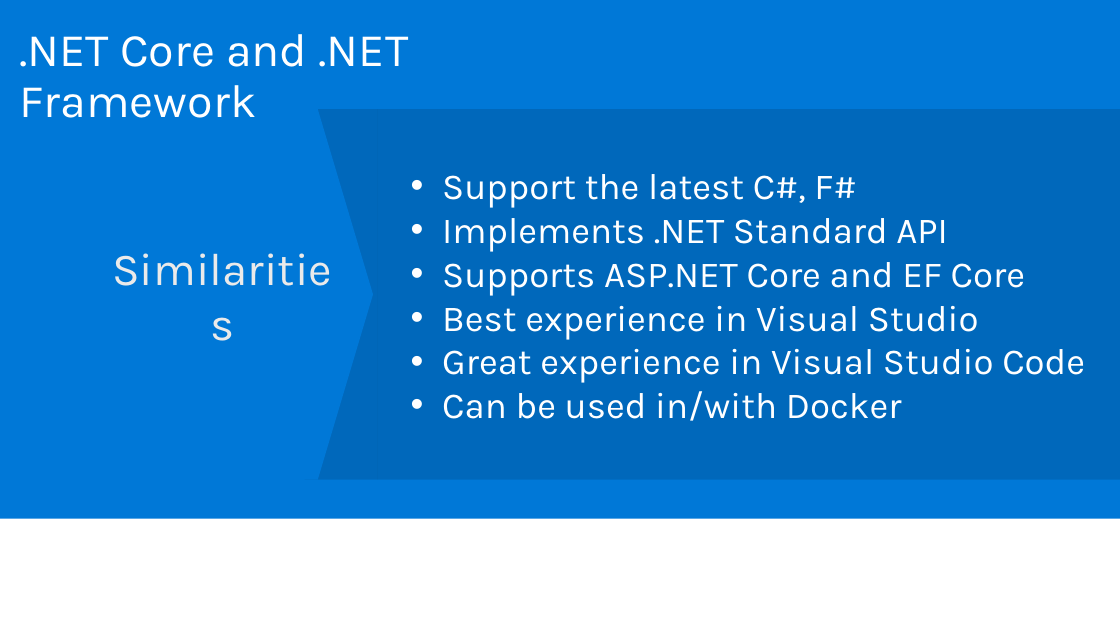
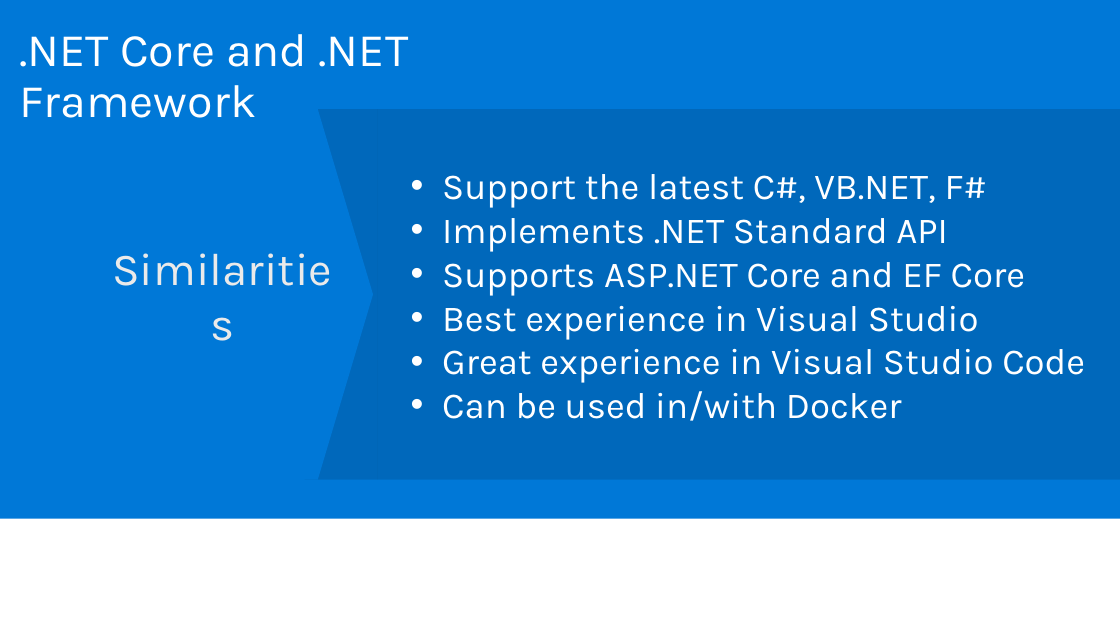
Before and after one commit to dotnet-presentations/dotnetcore-workshop, a slide deck: slide 25 of 1-Overview-Tools-Acquisition/netcore-workshop-overview-tools.pptx (slide 24 before the commit). Drawn at 1120x630 pixels with LibreOffice and Linux fonts; fonts in the diff are those of the drawing; background and template pictures are left out. Boxes give left, top, right and bottom in pixels: in the first picture for what was removed or moved away, otherwise in the second. Text is boxed around its words. In the diff, an @@ line names an element or a change of style, - is before the commit and + after.

```diff
--- a/1-Overview-Tools-Acquisition/netcore-workshop-overview-tools.pptx
+++ b/1-Overview-Tools-Acquisition/netcore-workshop-overview-tools.pptx
@@ text in rectangle at (x1=442, y1=174, x2=987, y2=208): text changed @@
-• Support the latest C#, F#
+• Support the latest C#, VB.NET, F#
```
Also in this commit, not shown: 19 other slides changed, 3 slides added, 5 slides removed.
